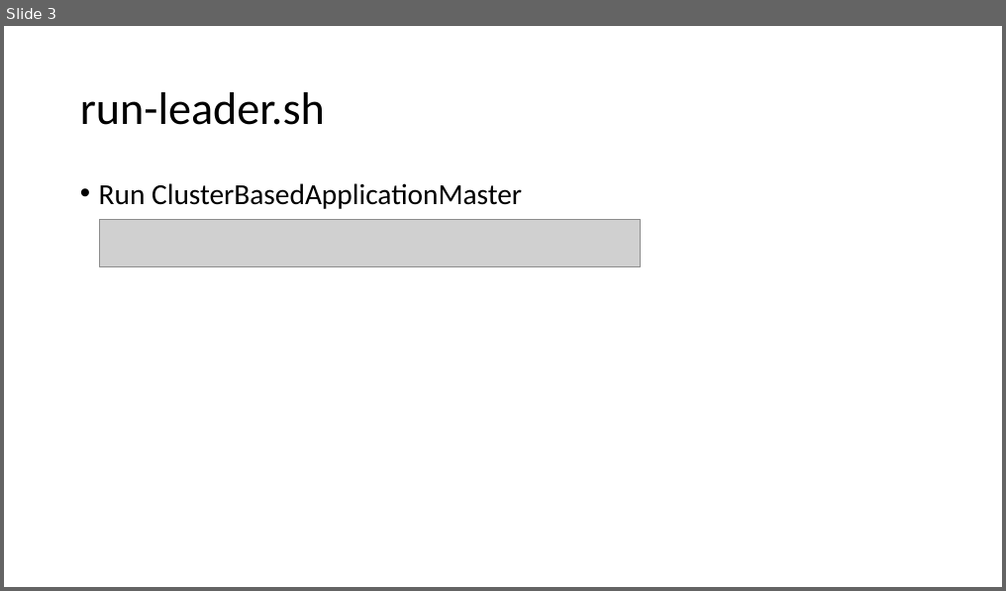
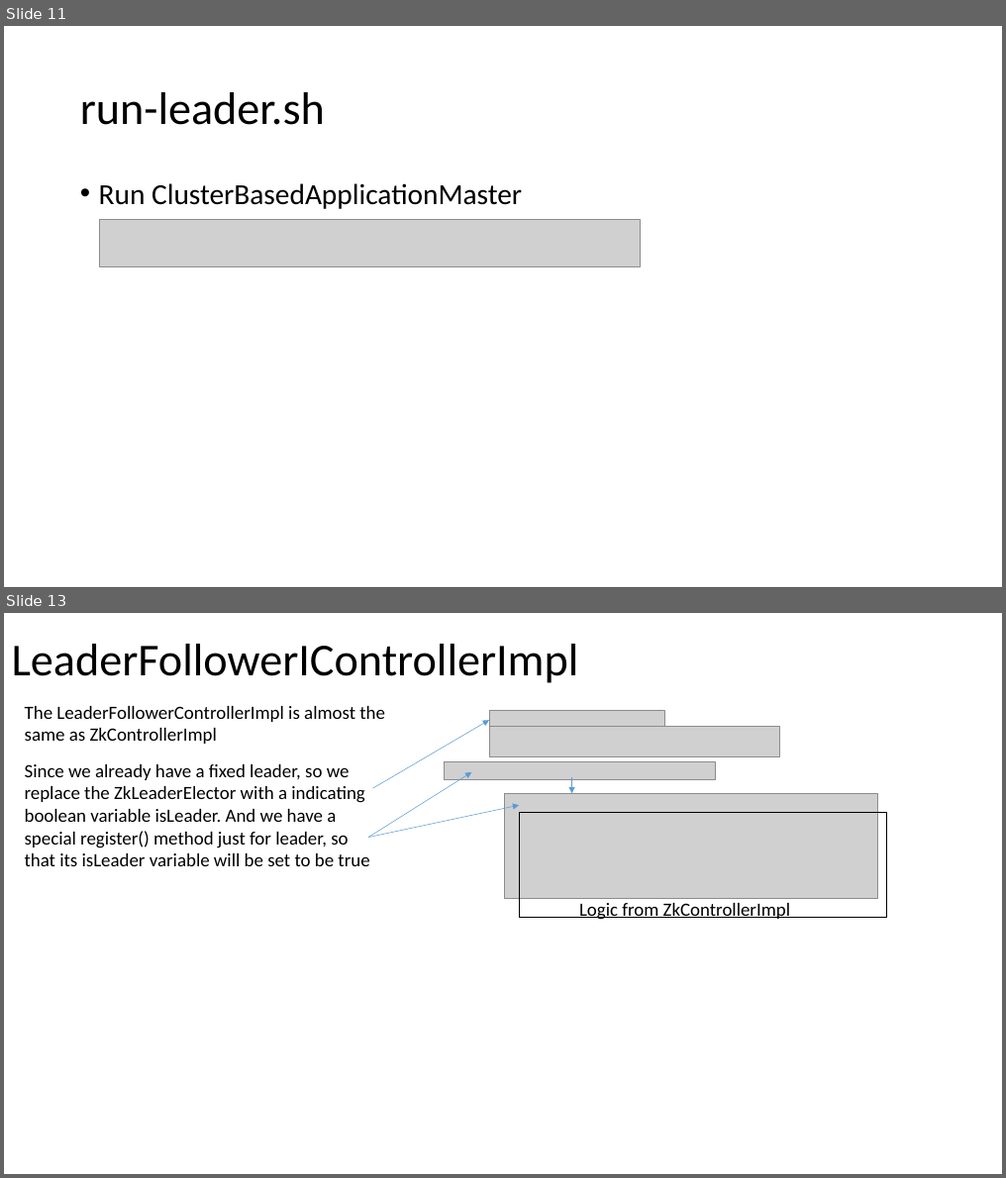
Before and after one commit to Swrrt/Samza-Documents, a slide deck: Documentation/Samza-Snapshot.pptx. Shown one above the other, each under a label of ours: slide 3 before the commit, slides 11 and 13 after it; the slides between them are not shown. The pictures are 1006x591 and 1006x1178 pixels, drawn with LibreOffice and Linux fonts; fonts in the diff are those of the drawing; grey boxes stand for pictures. Boxes give left, top, right and bottom in pixels: in the first picture for what was removed or moved away, otherwise in the second. Text is boxed around its words. In the diff, an @@ line names an element or a change of style, - is before the commit and + after.

```diff
--- a/Documentation/Samza-Snapshot.pptx
+++ b/Documentation/Samza-Snapshot.pptx
@@ slide 13 added at (4, 613, 1002, 1174), background #FFFFFF @@
@@ title added at (12, 644, 579, 683), 44 pt, text #000000 @@
+LeaderFollowerIControllerImpl
@@ text added at (25, 706, 385, 744), 18 pt, text #000000 @@
+The LeaderFollowerControllerImpl is almost the same as ZkControllerImpl
@@ arrow added from (373, 788) to (489, 720), #5B9BD5 0.5 pt @@
@@ picture added at (489, 710, 664, 731) @@
@@ picture added at (489, 726, 779, 758) @@
@@ text added at (25, 764, 369, 866), 18 pt, text #000000 @@
+Since we already have a fixed leader, so we replace the ZkLeaderElector with a indicating boolean variable isLeader. And we have a special register() method just for leader, so that its isLeader variable will be set to be true
@@ arrow added from (368, 838) to (472, 772), #5B9BD5 0.5 pt @@
@@ picture added at (445, 761, 715, 780) @@
@@ arrow added from (572, 777) to (572, 793), #5B9BD5 0.5 pt @@
@@ arrow added from (368, 838) to (519, 805), #5B9BD5 0.5 pt @@
@@ picture added at (505, 793, 877, 898) @@
@@ rectangle added at (519, 812, 887, 917), outline #000000 1 pt @@
@@ text added at (579, 903, 790, 920), 18 pt, text #000000 @@
+Logic from ZkControllerImpl
@@ what was slide 3 is now slide 11 @@
```
Also in this commit, not shown: 2 slides changed, 4 other slides added, 2 slides removed.
